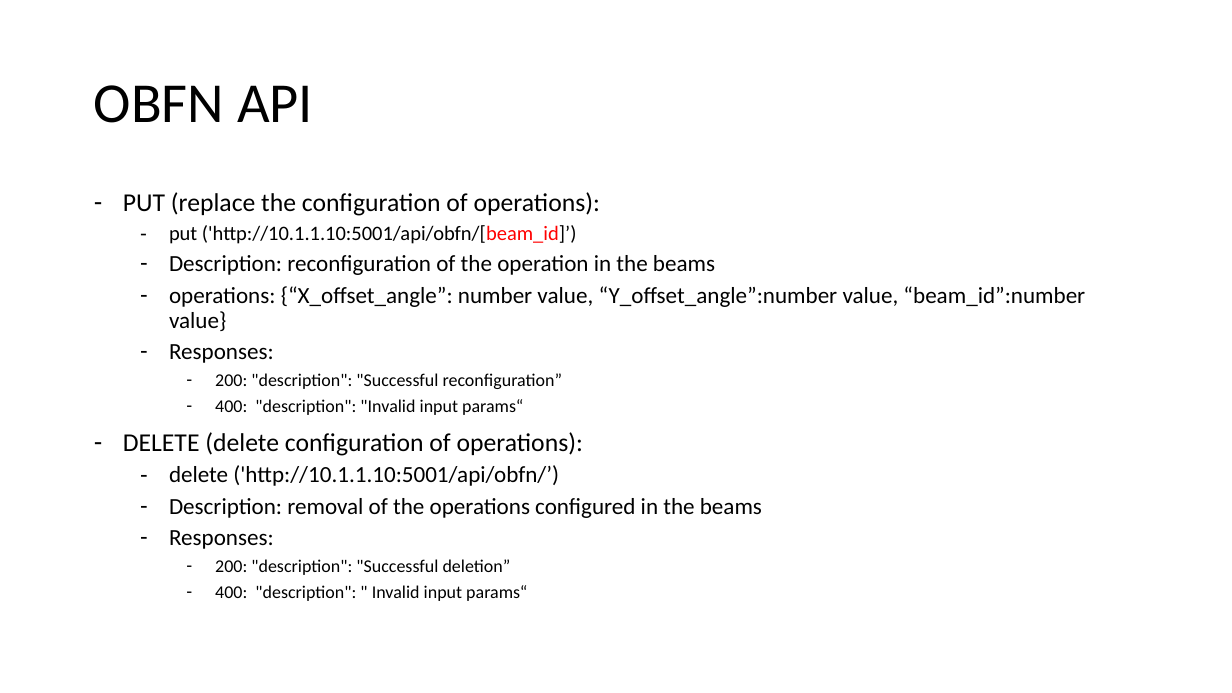
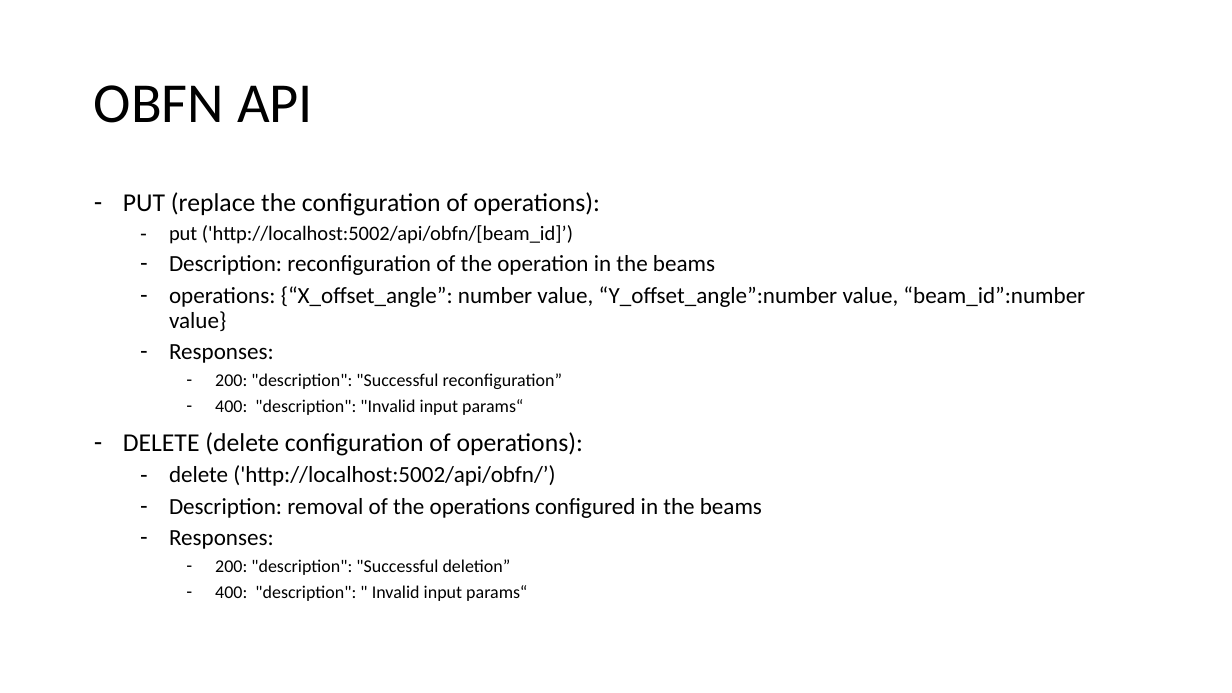
Before and after one commit to CTTC-PONS/bluespace, a slide deck: slide 7 of sdn_agents_bluespace.pptx. Drawn at 1232x693 pixels with LibreOffice and Linux fonts; fonts in the diff are those of the drawing. Boxes give left, top, right and bottom in pixels: in the first picture for what was removed or moved away, otherwise in the second. Text is boxed around its words. In the diff, an @@ line names an element or a change of style, - is before the commit and + after.

```diff
--- a/sdn_agents_bluespace.pptx
+++ b/sdn_agents_bluespace.pptx
@@ text at (169, 225, 573, 244): text changed @@
-  – put ('http://10.1.1.10:5001/api/obfn/[beam_id]’)
+  – put ('http://localhost:5002/api/obfn/[beam_id]’)
@@ text at (169, 465, 555, 486): text changed @@
-  – delete ('http://10.1.1.10:5001/api/obfn/’)
+  – delete ('http://localhost:5002/api/obfn/’)
```
Also in this commit, not shown: 4 other slides changed, 1 slide added.
